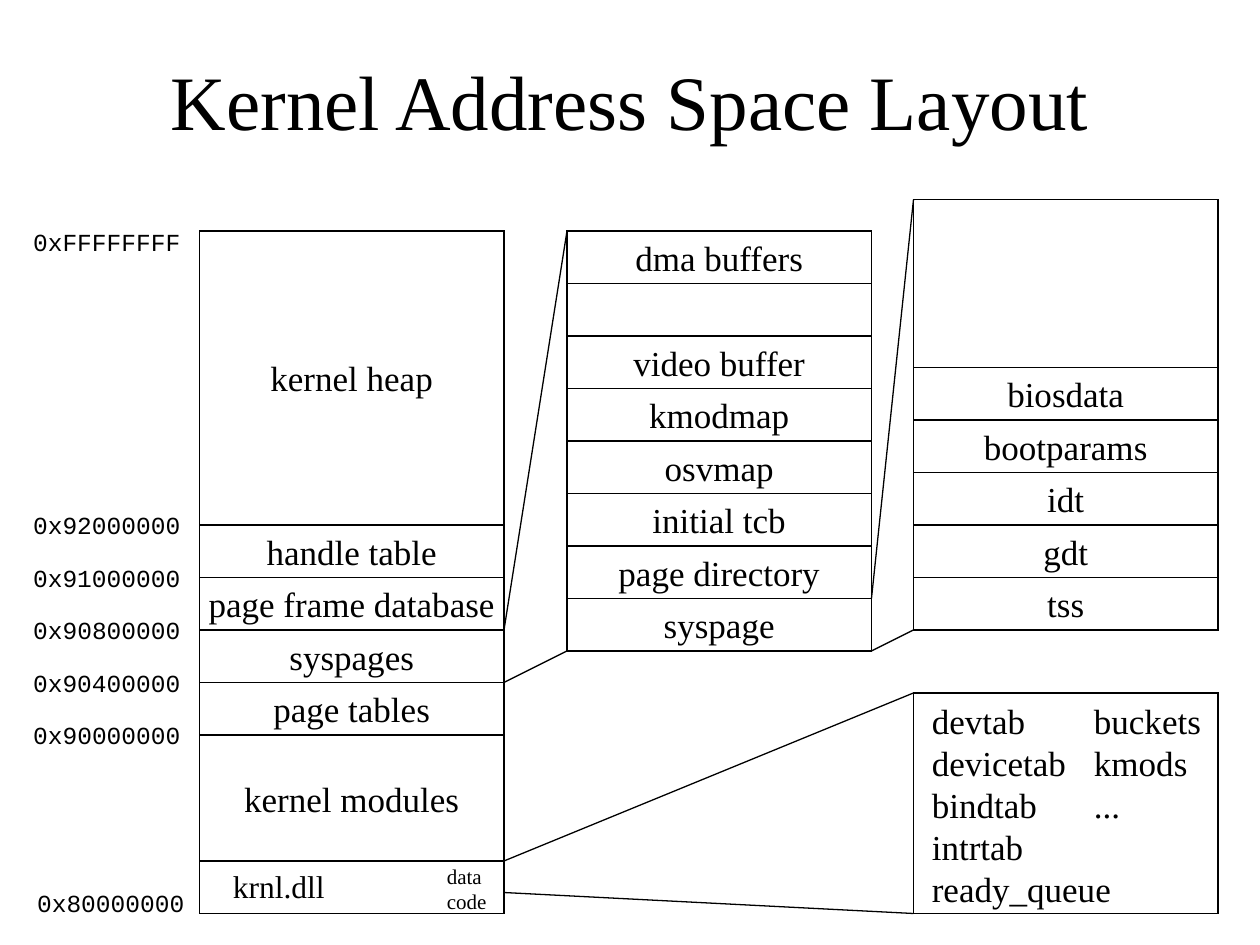
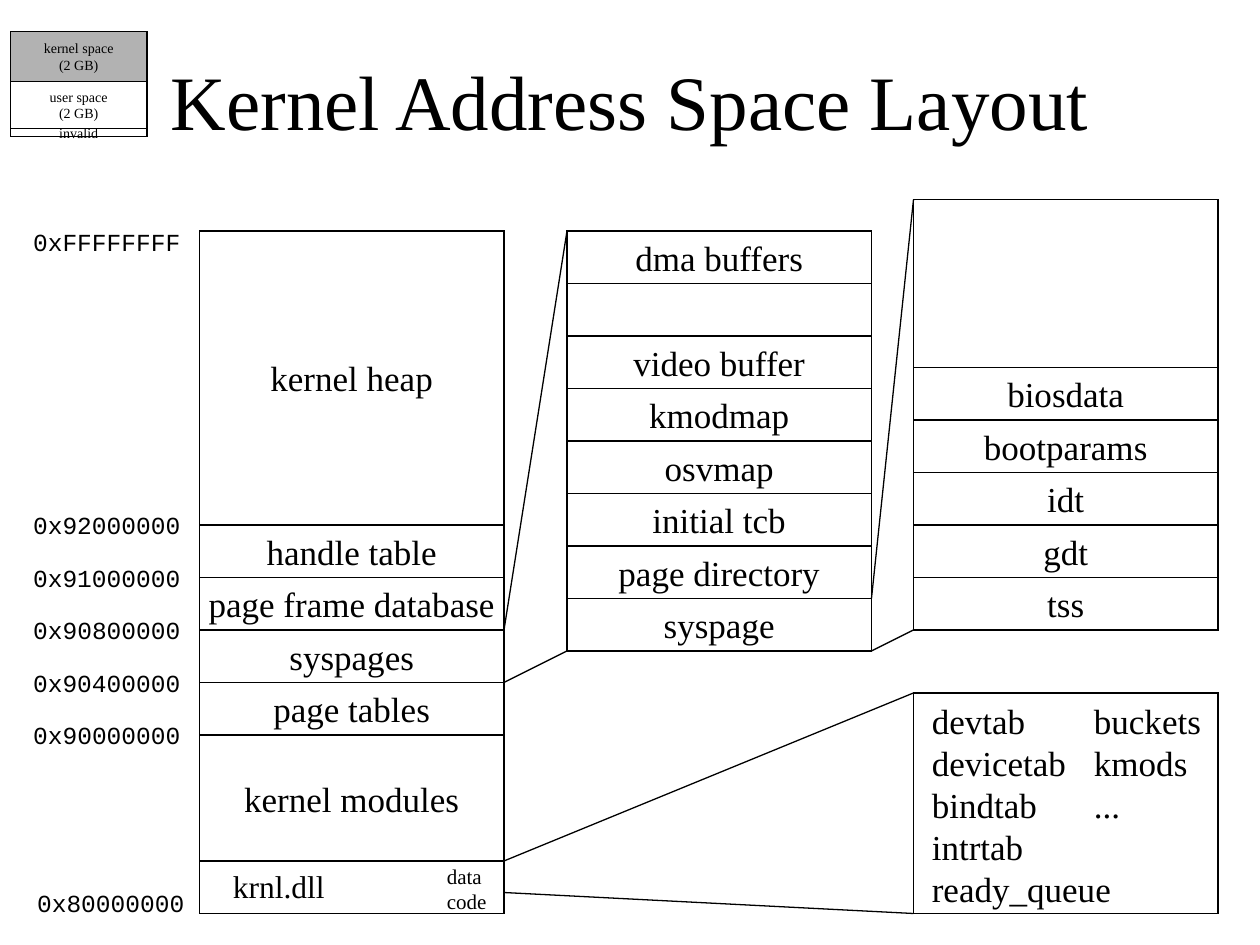
Before and after one commit to ringgaard/sanos, a slide deck: slide 10 of doc/sanostech.ppt. Drawn at 1260x945 pixels with LibreOffice and Linux fonts; fonts in the diff are those of the drawing. Boxes give left, top, right and bottom in pixels: in the first picture for what was removed or moved away, otherwise in the second. Text is boxed around its words. In the diff, an @@ line names an element or a change of style, - is before the commit and + after.

```diff
--- a/doc/sanostech.ppt
+++ b/doc/sanostech.ppt
@@ rectangle added at <box>10,32,146,82</box>, fill #B2B2B2, outline #000000 0.74 pt, 8 pt, text #000000 @@
+kernel space
+(2 GB)
@@ rectangle added at <box>10,82,146,129</box>, fill #FFFFFF, outline #000000 0.74 pt, 8 pt, text #000000 @@
+user space
+(2 GB)
@@ rectangle added at <box>10,129,146,136</box>, fill #FFFFFF, outline #000000 0.74 pt, 8 pt, text #000000 @@
+invalid
```
Also in this commit, not shown: 9 other slides changed, 6 slides added, 1 other file.
